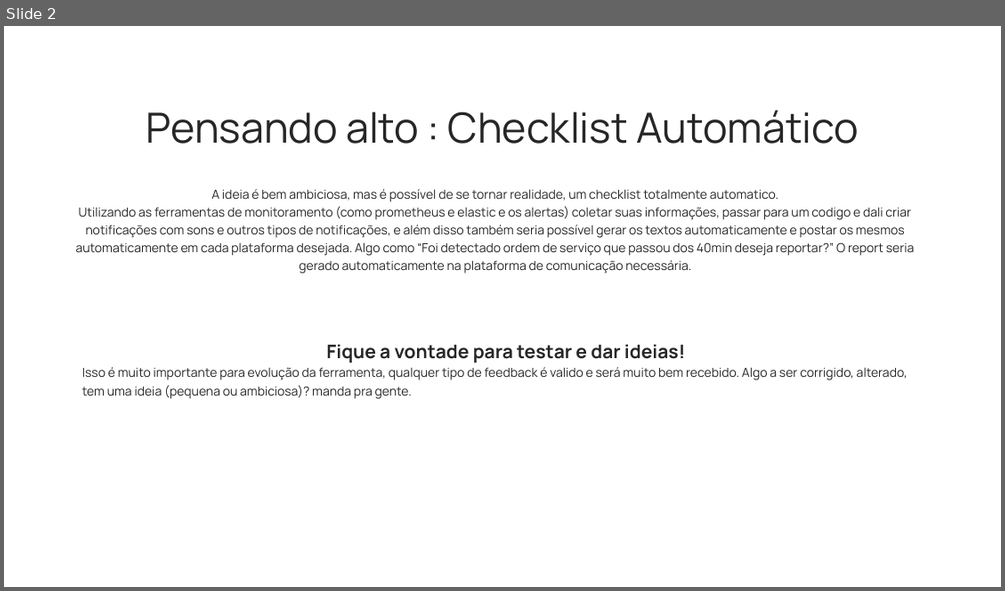
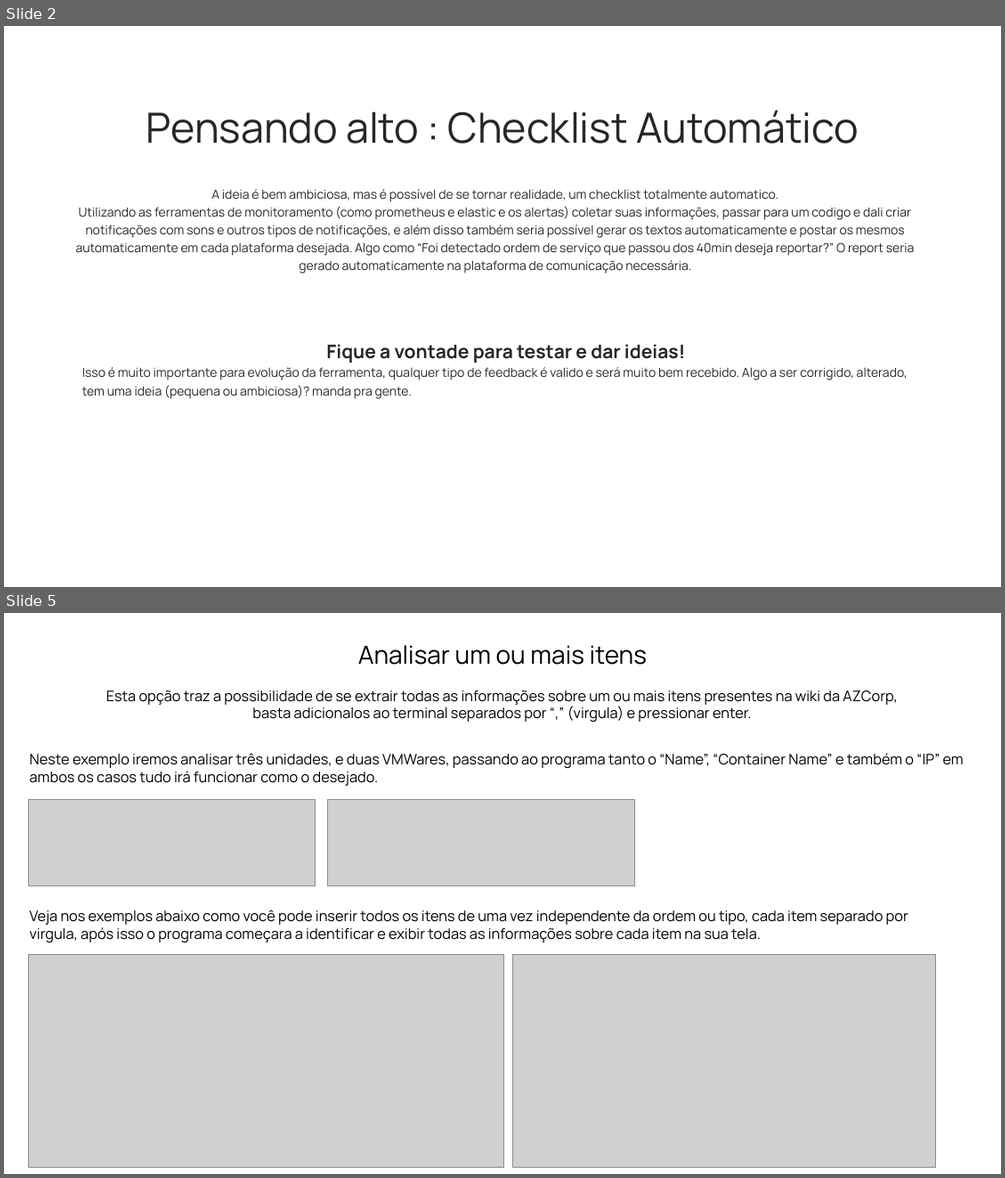
Before and after one commit to zMatheus222/Legacy-AZReports, a slide deck: azreports.pptx. Shown one above the other, each under a label of ours: slide 2 before the commit, slides 2 and 5 after it; the slides between them are not shown. The pictures are 1005x591 and 1005x1178 pixels, drawn with LibreOffice and Linux fonts; fonts in the diff are those of the drawing; grey boxes stand for pictures. Boxes give left, top, right and bottom in pixels: in the first picture for what was removed or moved away, otherwise in the second. Text is boxed around its words. In the diff, an @@ line names an element or a change of style, - is before the commit and + after.

```diff
--- a/azreports.pptx
+++ b/azreports.pptx
@@ slide 5 added at box(4, 613, 1001, 1174), background #FFFFFF @@
@@ text added at box(358, 645, 647, 665), 24 pt, text #000000 @@
+Analisar um ou mais itens
@@ text added at box(106, 690, 897, 722), 14 pt, text #000000 @@
+Esta opção traz a possibilidade de se extrair todas as informações sobre um ou mais itens presentes na wiki da AZCorp,
+basta adicionalos ao terminal separados por “,” (virgula) e pressionar enter.
@@ text added at box(30, 753, 963, 786), 14 pt, text #000000 @@
+Neste exemplo iremos analisar três unidades, e duas VMWares, passando ao programa tanto o “Name”, “Container Name” e também o “IP” em ambos os casos tudo irá funcionar como o desejado.
@@ picture added at box(29, 800, 316, 886) @@
@@ picture added at box(328, 800, 635, 886) @@
@@ text added at box(30, 909, 908, 942), 14 pt, text #000000 @@
+Veja nos exemplos abaixo como você pode inserir todos os itens de uma vez independente da ordem ou tipo, cada item separado por virgula, após isso o programa começara a identificar e exibir todas as informações sobre cada item na sua tela.
@@ picture added at box(29, 955, 503, 1167) @@
@@ picture added at box(512, 955, 935, 1167) @@
```
Also in this commit, not shown: 2 other slides changed, 5 other slides added, 8 other files.
